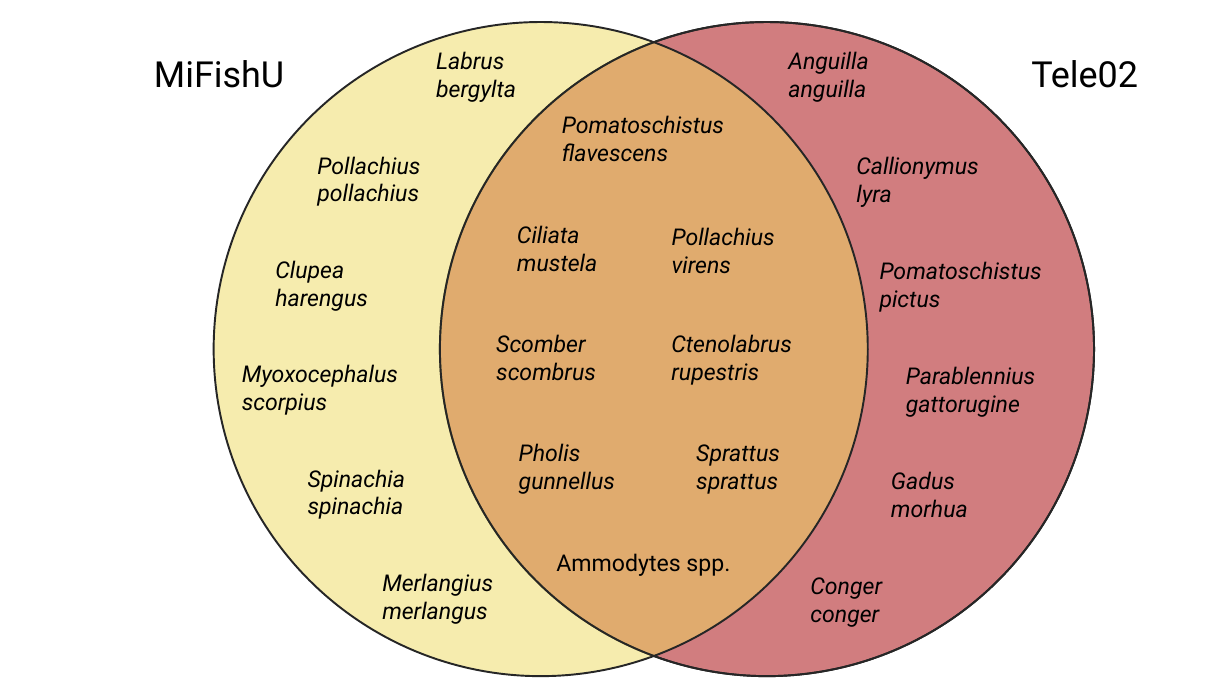
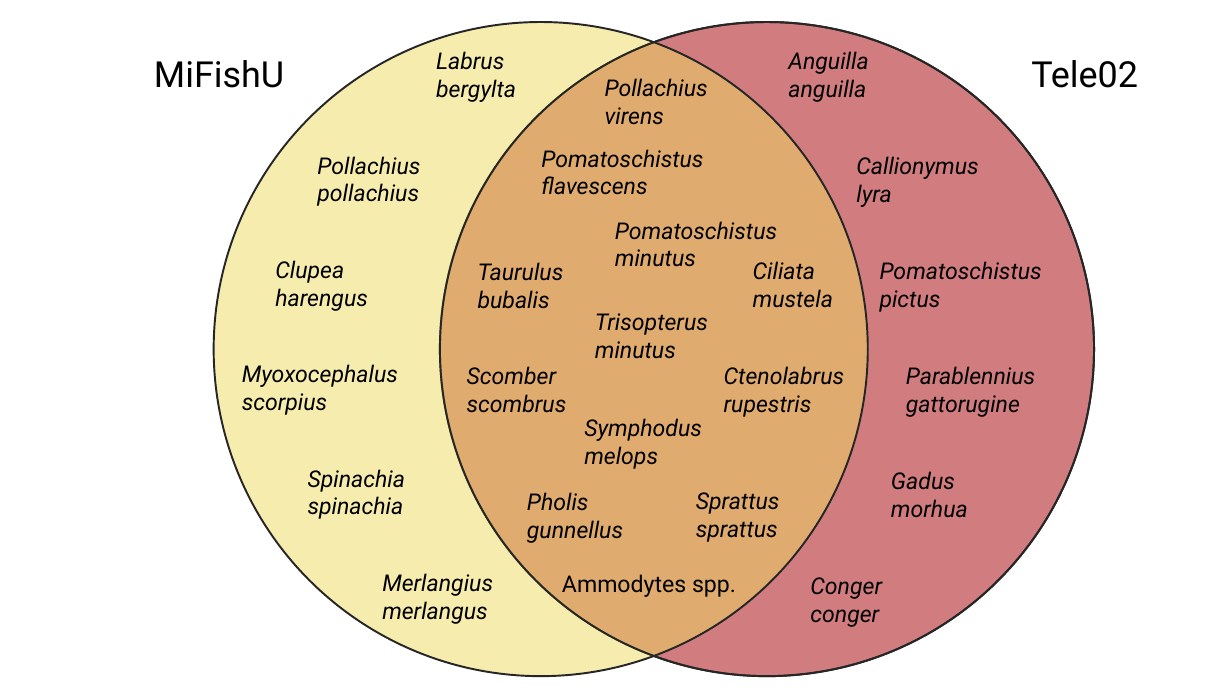
Before and after one commit to Ethan-G-R/Chapter_3_seagrass_BRUVs_metaprobes, a slide deck: slide 1 of plots/marker_overlap/marker_overlap.pptx. Drawn at 1232x693 pixels with LibreOffice and Linux fonts; fonts in the diff are those of the drawing. Boxes give left, top, right and bottom in pixels: in the first picture for what was removed or moved away, otherwise in the second. Text is boxed around its words. In the diff, an @@ line names an element or a change of style, - is before the commit and + after.

```diff
--- a/plots/marker_overlap/marker_overlap.pptx
+++ b/plots/marker_overlap/marker_overlap.pptx
@@ text "Pollachius virens": place and size @@
-text "Pollachius virens" at [672,227,775,274]
+text "Pollachius virens" at [605,78,708,125]
@@ text "Pomatoschistus flavescens": place and size @@
-text "Pomatoschistus flavescens" at [562,115,724,162]
+text "Pomatoschistus flavescens" at [541,149,703,195]
@@ text added at [615,221,777,267], 18 pt, text #000000, italic @@
+Pomatoschistus minutus
@@ text added at [478,262,564,309], 18 pt, text #000000, italic @@
+Taurulus bubalis
@@ text "Ciliata mustela": place and size @@
-text "Ciliata mustela" at [517,225,597,272]
+text "Ciliata mustela" at [753,261,833,308]
@@ text added at [595,313,708,359], 18 pt, text #000000, italic @@
+Trisopterus minutus
@@ text "Scomber scombrus": place and size @@
-text "Scomber scombrus" at [496,334,596,381]
+text "Scomber scombrus" at [467,366,567,413]
@@ text "Ctenolabrus rupestris": place and size @@
-text "Ctenolabrus rupestris" at [671,334,792,385]
+text "Ctenolabrus rupestris" at [724,366,845,417]
@@ text added at [584,418,702,469], 18 pt, text #000000, italic @@
+Symphodus melops
@@ text "Pholis gunnellus": place and size @@
-text "Pholis gunnellus" at [519,443,615,494]
+text "Pholis gunnellus" at [527,492,623,543]
@@ text "Sprattus sprattus": place and size @@
-text "Sprattus sprattus" at [696,444,780,494]
+text "Sprattus sprattus" at [696,492,780,542]
@@ text "Ammodytes spp.": place and size @@
-text "Ammodytes spp." at [556,553,730,576]
+text "Ammodytes spp." at [562,574,736,597]
```
Also in this commit, not shown: 2 other files.
